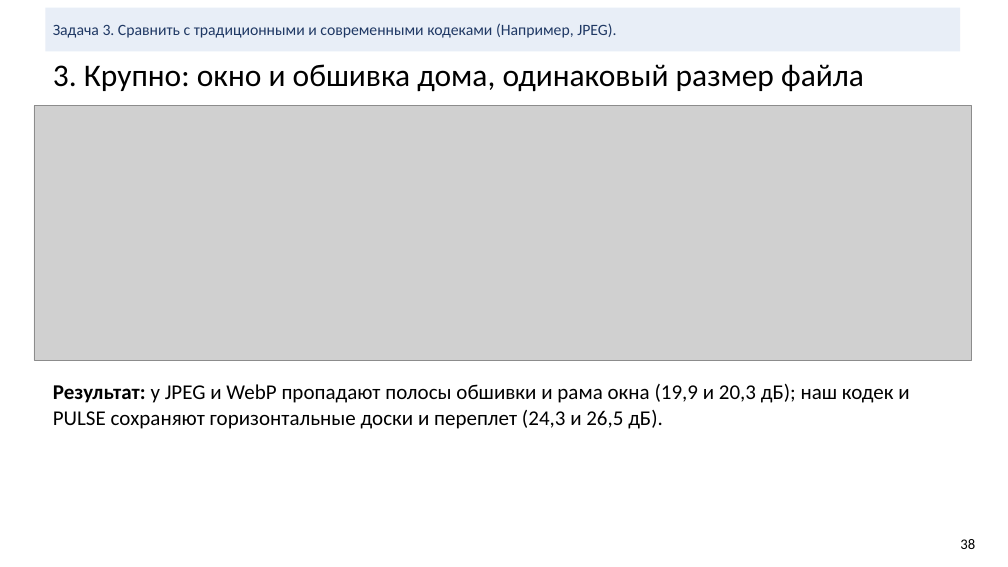
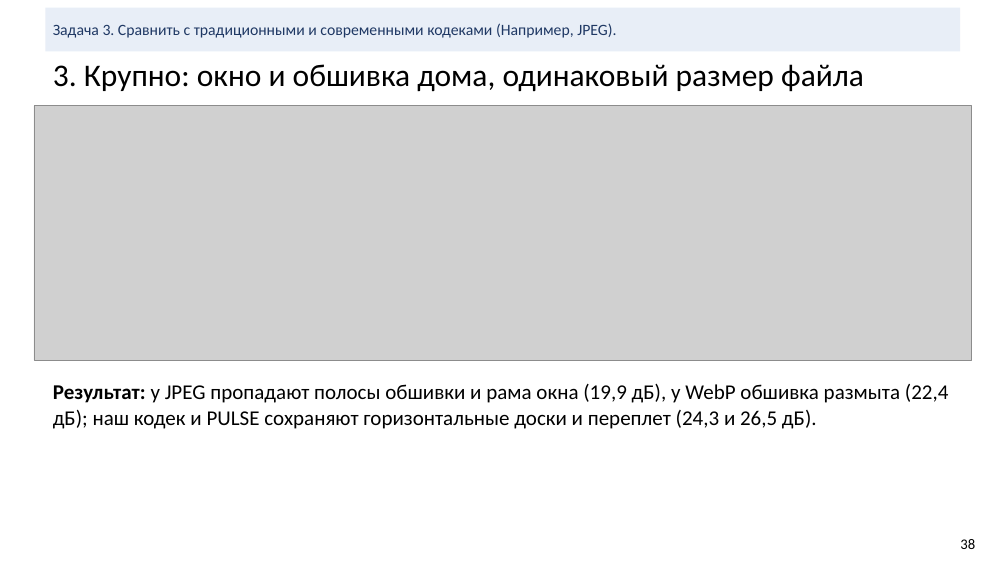
Before and after one commit to KDMCrypto/Deep-Image-Compression, a slide deck: slide 38 of documentation/cv-project-compression.pptx. Drawn at 1008x567 pixels with LibreOffice and Linux fonts; fonts in the diff are those of the drawing; grey boxes stand for pictures. Boxes give left, top, right and bottom in pixels: in the first picture for what was removed or moved away, otherwise in the second. Text is boxed around its words. In the diff, an @@ line names an element or a change of style, - is before the commit and + after.

Commit message:
Add the DiT-IC 0.1 bpp comparison and pick fair JPEG/WebP settings
DiT-IC becomes a four-level curve in the notebook and the slides, gets a
row in the equal-quality table and three new slides against JPEG and WebP
at about 0.1 bpp. The visual slides now give JPEG and WebP their best-PSNR
setting with a file from -15% to +5% of the reference instead of the
nearest file size. The code-list slide is removed (47 slides).

```diff
--- a/documentation/cv-project-compression.pptx
+++ b/documentation/cv-project-compression.pptx
@@ text at bbox=[53, 384, 949, 429]: text changed @@
-Результат: у JPEG и WebP пропадают полосы обшивки и рама окна (19,9 и 20,3 дБ); наш кодек и PULSE сохраняют горизонтальные доски и переплет (24,3 и 26,5 дБ).
+Результат: у JPEG пропадают полосы обшивки и рама окна (19,9 дБ), у WebP обшивка размыта (22,4 дБ); наш кодек и PULSE сохраняют горизонтальные доски и переплет (24,3 и 26,5 дБ).
```
Also in this commit, not shown: 11 other slides changed, 3 slides added, 1 slide removed, 18 other files.
